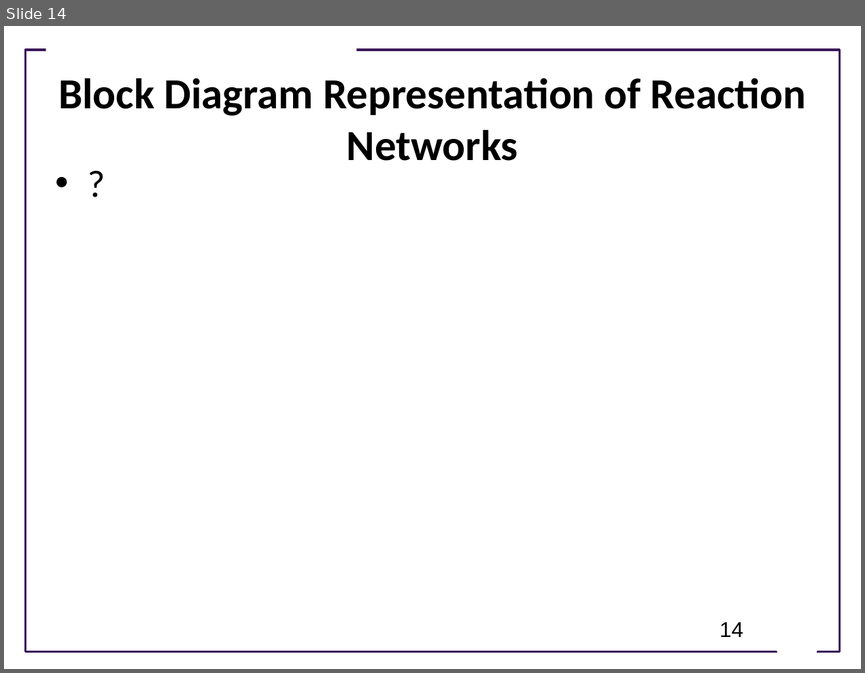
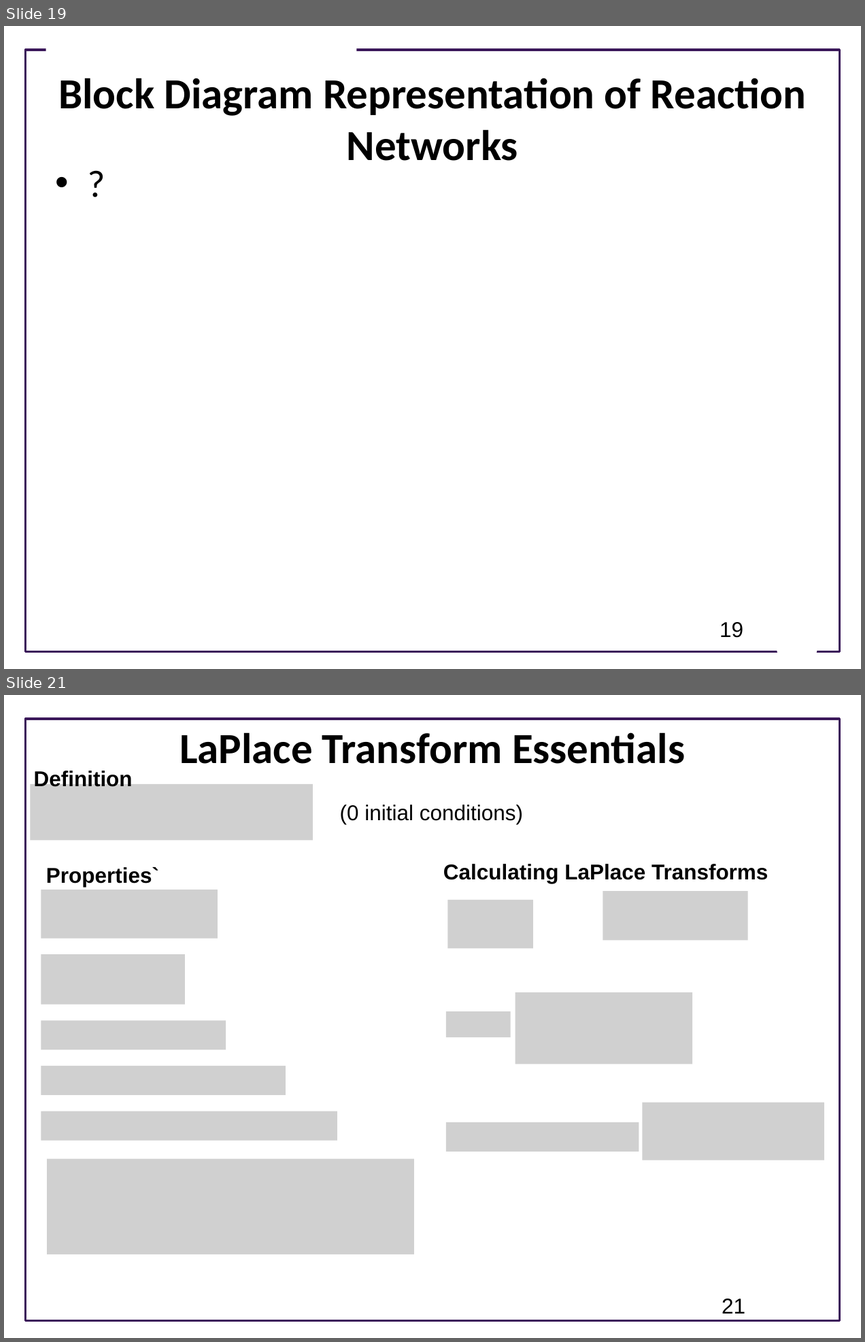
Before and after one commit to joseph-hellerstein/advanced-controls-lectures, a slide deck: Lecture_8-Analysis-Using-Block-Diagrams/Analysis-Using-Block-Diagrams.pptx. Shown one above the other, each under a label of ours: slide 14 before the commit, slides 19 and 21 after it; the slides between them are not shown. The pictures are 865x673 and 865x1342 pixels, drawn with LibreOffice and Linux fonts; fonts in the diff are those of the drawing; grey boxes stand for pictures; background and template pictures are left out. Boxes give left, top, right and bottom in pixels: in the first picture for what was removed or moved away, otherwise in the second. Text is boxed around its words. In the diff, an @@ line names an element or a change of style, - is before the commit and + after.

```diff
--- a/Lecture_8-Analysis-Using-Block-Diagrams/Analysis-Using-Block-Diagrams.pptx
+++ b/Lecture_8-Analysis-Using-Block-Diagrams/Analysis-Using-Block-Diagrams.pptx
@@ slide 21 added at [4,695,861,1338], background #FFFFFF; not listed: 1 template element that a slide beside it also shows @@
@@ title added at [179,732,685,764], 36 pt, text #000000, bold @@
+LaPlace Transform Essentials
@@ text added at [34,769,133,787], 18 pt, text #000000, bold @@
+Definition
@@ picture added at [31,784,313,841] @@
@@ text added at [340,804,523,824], 18 pt, text #000000 @@
+(0 initial conditions)
@@ text added at [46,867,159,887], 18 pt, text #000000, bold @@
+Properties`
@@ text added at [443,864,768,883], 18 pt, text #000000, bold @@
+Calculating LaPlace Transforms
@@ picture added at [41,889,218,938] @@
@@ picture added at [603,892,748,940] @@
@@ picture added at [448,900,534,949] @@
@@ picture added at [41,955,185,1004] @@
@@ picture added at [515,992,692,1064] @@
@@ picture added at [41,1021,226,1050] @@
@@ picture added at [446,1011,511,1037] @@
@@ picture added at [41,1066,285,1095] @@
@@ picture added at [643,1102,824,1160] @@
@@ picture added at [41,1110,337,1140] @@
@@ picture added at [446,1121,639,1151] @@
@@ picture added at [47,1159,413,1255] @@
@@ page number added at [721,1298,745,1313], 18 pt, text #000000 @@
+21
@@ what was slide 14 is now slide 19 @@
@@ page number at [719,622,743,637]: text changed @@
-14
+19
```
Also in this commit, not shown: 6 slides changed, 13 other slides added, 1 other file.
